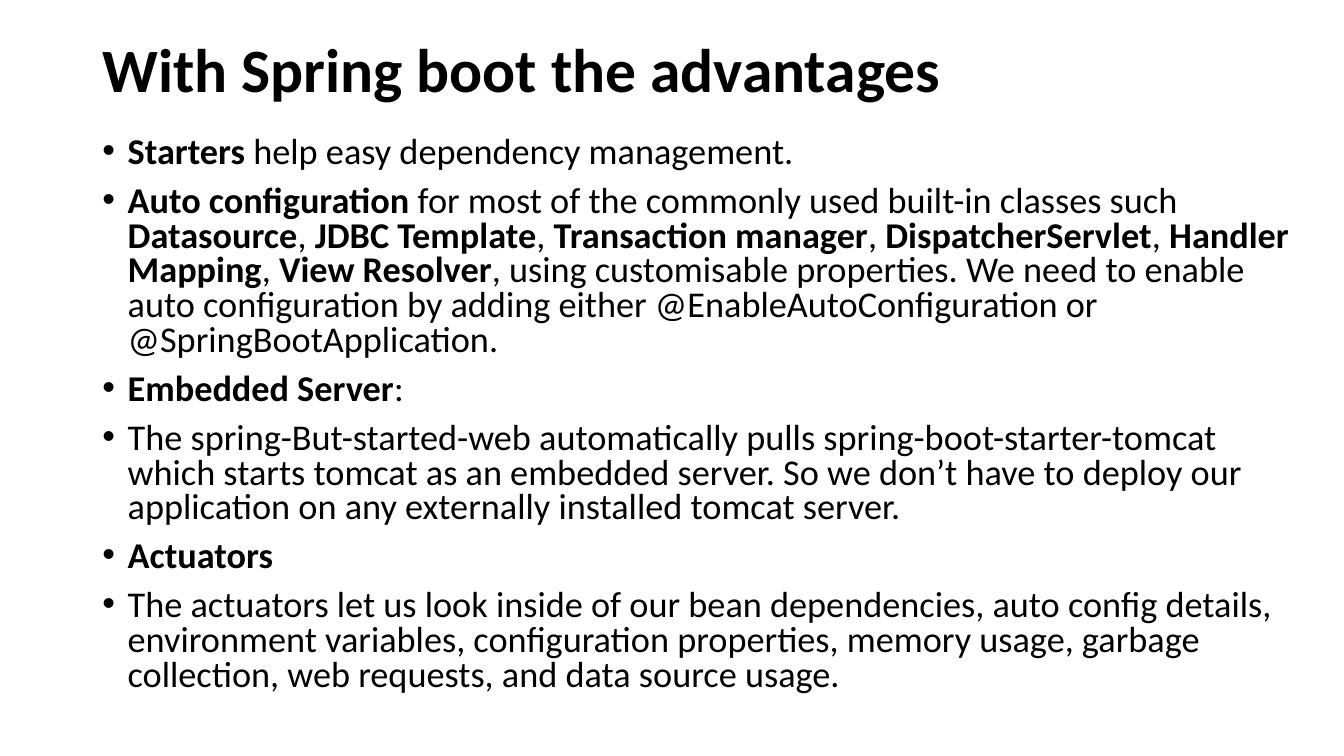
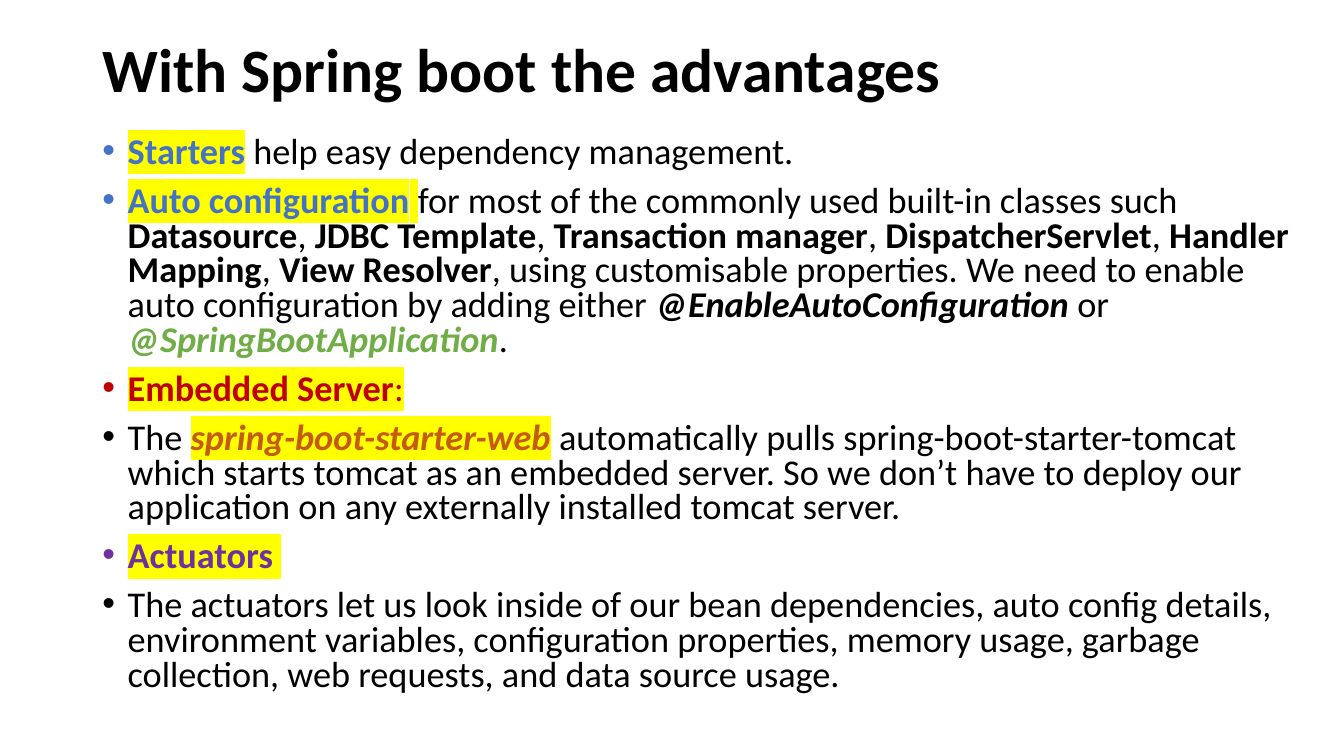
Before and after one commit to richardsforu/Emblem-boot, a slide deck: slide 4 of Books and PPTS/Spring Boot PPT.pptx. Drawn at 1344x756 pixels with LibreOffice and Linux fonts; fonts in the diff are those of the drawing. Boxes give left, top, right and bottom in pixels: in the first picture for what was removed or moved away, otherwise in the second. Text is boxed around its words. In the diff, an @@ line names an element or a change of style, - is before the commit and + after.

Commit message:
Spring boot

```diff
--- a/Books and PPTS/Spring Boot PPT.pptx
+++ b/Books and PPTS/Spring Boot PPT.pptx
@@ text at (128,138,1289,569): text colour #000000 to #4472C4 in "Starters", "Auto configuration"; highlight none to #FFFF00 in "Starters", "Auto configuration", "Embedded Server:", "Actuators"; text colour #000000 to #70AD47 in "@SpringBootApplication."; bold on, italic on in "@EnableAutoConfiguration @SpringBootApplication."; text colour #000000 to #C00000 in "Embedded Server:"; text colour #000000 to #7030A0 in "Actuators" @@
@@ text at (128,424,1242,525): text changed @@
-• The spring-But-started-web automatically pulls spring-boot-starter-tomcat which starts tomcat as an embedded server. So we don’t have to deploy our application on any externally installed tomcat server.
+• The spring-boot-starter-web automatically pulls spring-boot-starter-tomcat which starts tomcat as an embedded server. So we don’t have to deploy our application on any externally installed tomcat server.
```
Also in this commit, not shown: 4 other slides changed, 17 other files.
